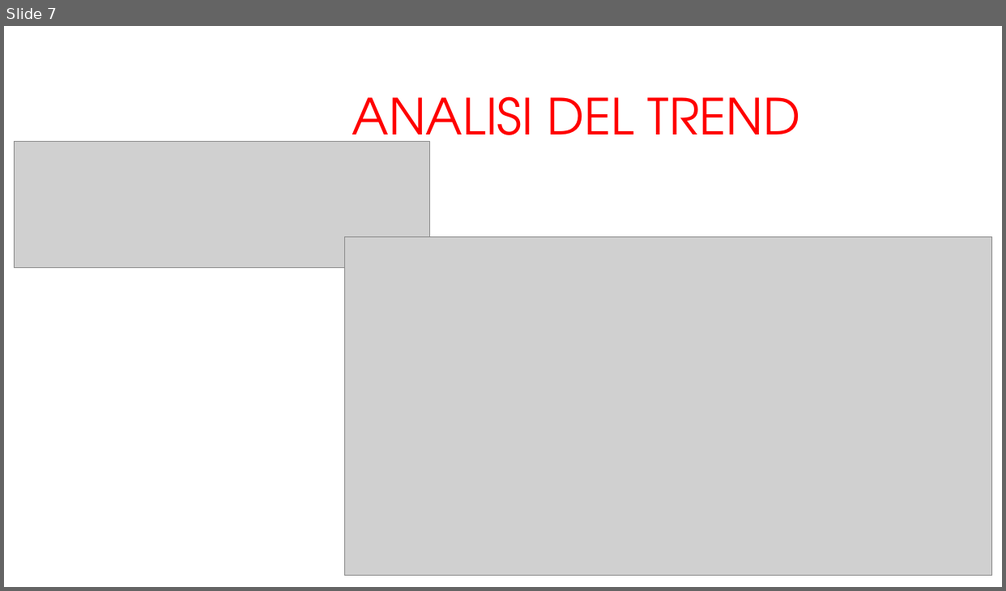
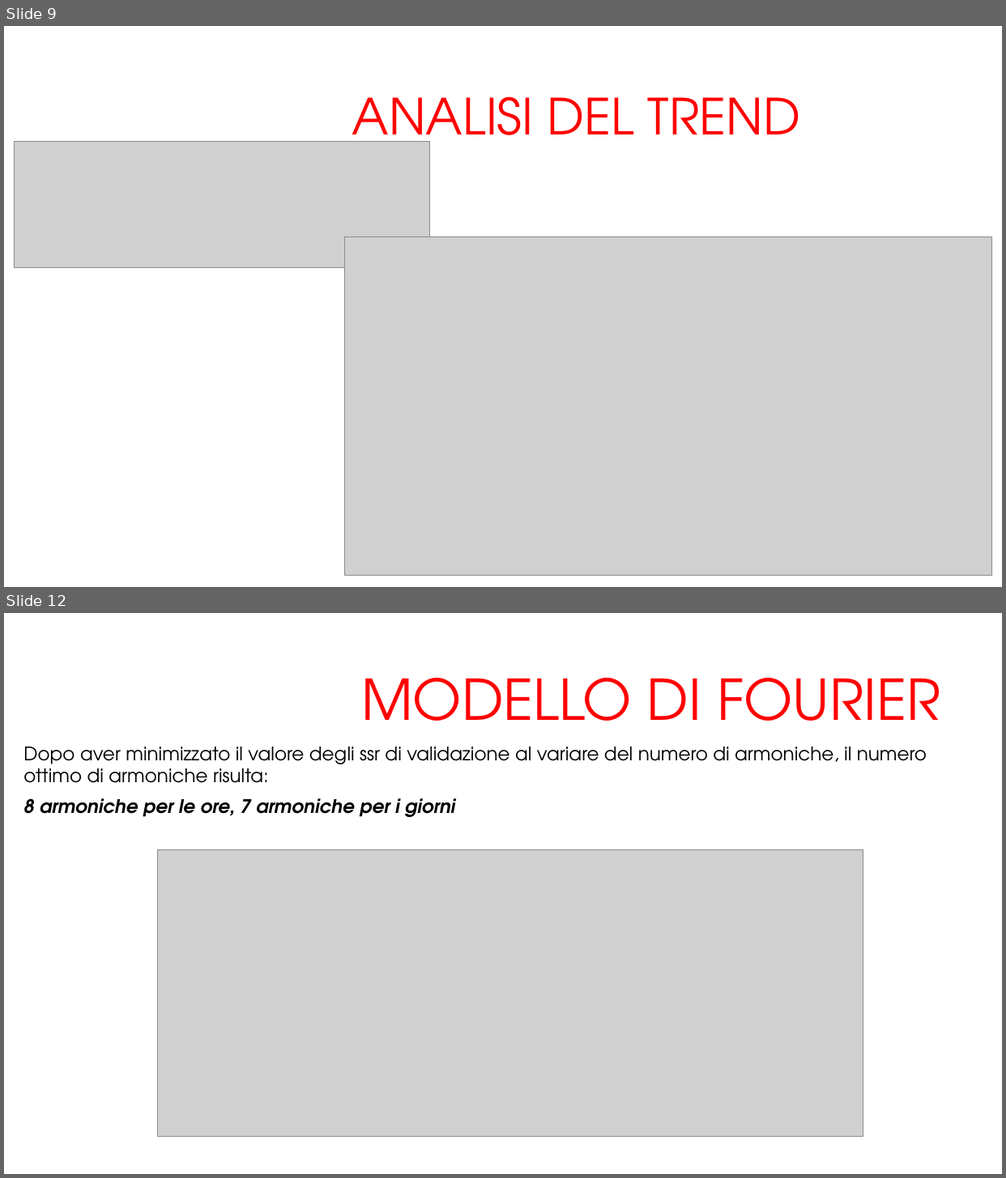
Before and after one commit to arrostini/predittoreDomeniche, a slide deck: progettomatlab.pptx. Shown one above the other, each under a label of ours: slide 7 before the commit, slides 9 and 12 after it; the slides between them are not shown. The pictures are 1006x591 and 1006x1178 pixels, drawn with LibreOffice and Linux fonts; fonts in the diff are those of the drawing; grey boxes stand for pictures; background and template pictures are left out. Boxes give left, top, right and bottom in pixels: in the first picture for what was removed or moved away, otherwise in the second. Text is boxed around its words. In the diff, an @@ line names an element or a change of style, - is before the commit and + after.

```diff
--- a/progettomatlab.pptx
+++ b/progettomatlab.pptx
@@ slide 12 added at [4,613,1002,1174], background #FFFFFF @@
@@ title added at [361,678,940,721], 54 pt, text #FF0000 @@
+MODELLO DI FOURIER
@@ text added at [23,747,927,783], 18 pt, text #000000 @@
+Dopo aver minimizzato il valore degli ssr di validazione al variare del numero di armoniche, il numero ottimo di armoniche risulta:
@@ text added at [23,798,455,817], 18 pt, text #000000, bold, italic @@
+8 armoniche per le ore, 7 armoniche per i giorni
@@ picture added at [157,850,863,1137] @@
@@ what was slide 7 is now slide 9 @@
```
Also in this commit, not shown: 6 slides changed, 9 other slides added, 3 slides removed.
